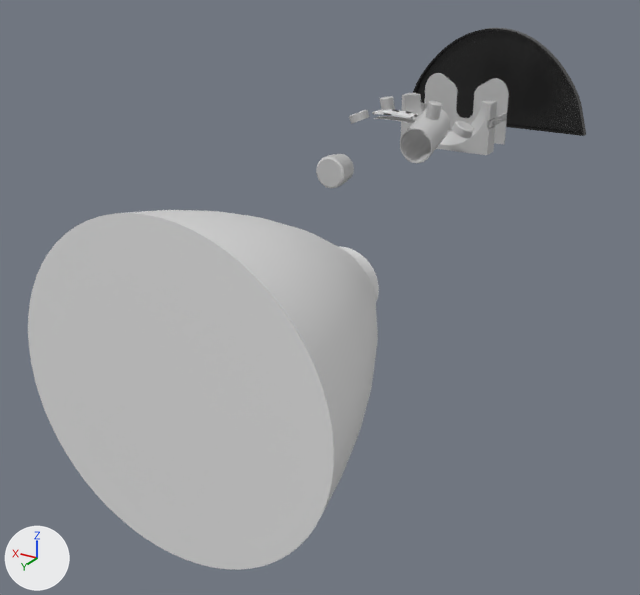
A saved change to the Blender file Assets/Blender/Coffee Grinder.blend.
Rendered twice from a camera (50 mm lens) standing at (-0.309, 0.614, 0.213) and looking at (0.031, 0.048, -0.07). Every picture has the same lights, and +X, +Y and +Z are marked at lower left.

In view in the first picture: 'Buttons', 'Coffee Beans ', 'Dispenser', 'Tray'.
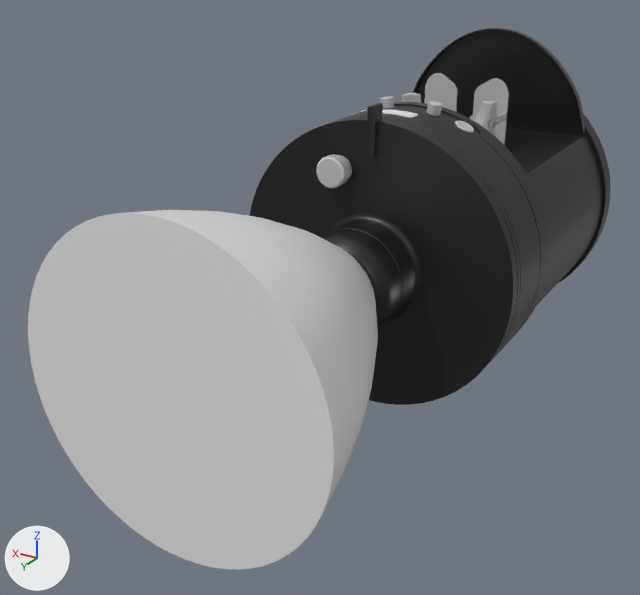
Patch to the scene script:
```diff
--- a/Assets/Blender/Coffee Grinder.blend.py
+++ b/Assets/Blender/Coffee Grinder.blend.py
@@ ob_base @@
 ob_base.location = (0.0, 0.0175, -0.0481)
-ob_base.hide_set(True)
```

What differs and where, as boxes [x1, y1, x2, y2] in the pictures (640 x 595 px):
'Base', shown (black): after [249, 102, 611, 405]
